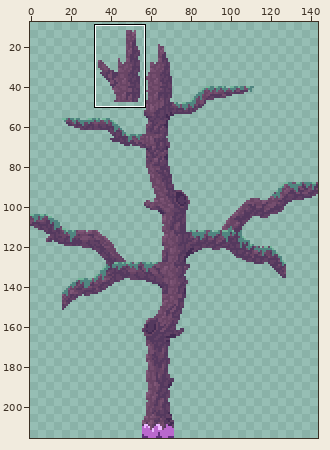
File history of a sprite sheet, res/image/tree.png. Above: a wide view before the commit, with the close-up outlined.
Close-up. First the earlier version:
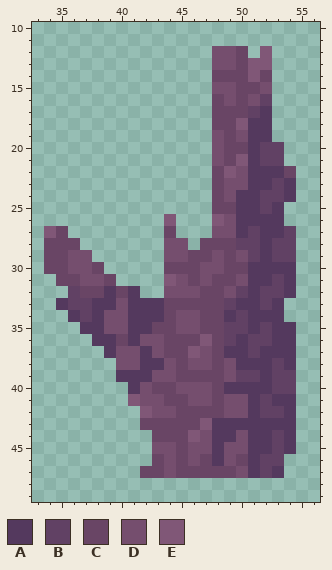
The file is 144x216 pixels. Shown: x 33..56, y 10..49. The wide view leaves out empty margins. The commit also changed other parts of the picture, which this record leaves out.
Palette (. is transparent): A #54395e  B #614164  C #694565  D #754e6e  E #805777
Pixels before, first column x 34:
12 ..............DDC.E..
13 ..............DDCEE..
14 ..............CCCEC..
15 ..............DDCCD..
16 ..............CDCDB..
17 ..............CCCBA..
18 ..............CCEAA..
19 ..............DCDAA..
20 ..............DCCABB.
21 ..............DCEABB.
22 ..............CEDAAAC
23 ..............CDDAABA
24 ..............CDAABBA
25 ..............CCAABA.
26 ..........E...EDAAAA.
27 EC........C...DDABAAB
28 CCC.......DD.CCCBBABB
29 CCDD......DDCCDCDBABB
30 CCDDC.....CCCDDCCAAAA
31 .CCDDC....EDCDCCDAABA
32 ..BCCACA..DDDCCDBABBA
33 .ABBAADAAACCCCCBAABA.
34 ..ABADDAAACDDCCABAAA.
35 ...AADDAACCDDCCBBABAA
36 ....AACADDCCCECBABBAA
37 .....ADDADCCEDCAABAAA
38 ......DDAADCDDCDAAABA
39 ......AAADDCCCCDBBABB
40 .......ADCCDDDCAAAABB
41 .......EDDCCDDCDDABAA
42 ........EDDCCCCDDABBA
43 ........CCCCCEAAAAAAA
44 .........CCCEDAADAABA
45 .........DDCDDADDAABA
46 .........CDCDCADCABB.
47 ........CCDCCCCCDABA.
The result:
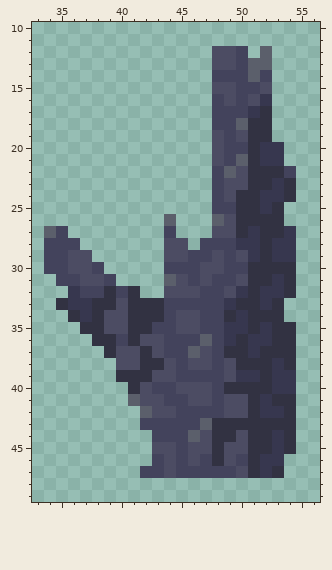
The edit:
colour A: #54395e -> #323242
colour B: #614164 -> #37374f
colour C: #694565 -> #43435c
colour D: #754e6e -> #4c4c63
colour E: #805777 -> #5b5f6b
Where, in picture pixels (left, top, right, bottom), the same in both close-ups:
changed: (44, 46, 296, 478)
